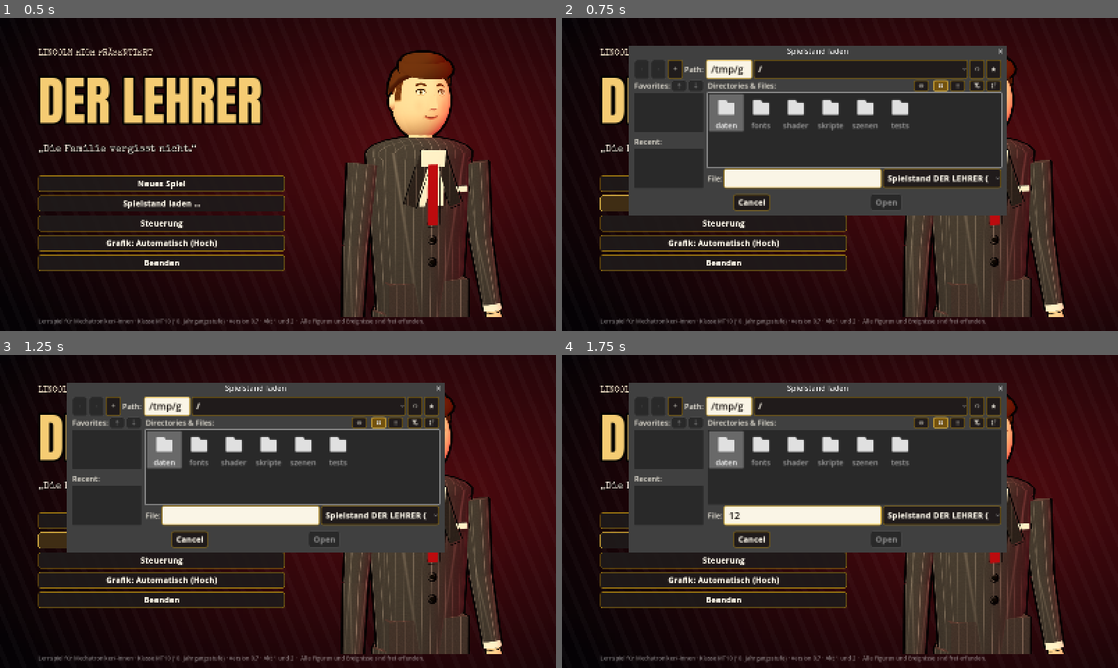
Above: before the commit, frames 1-4 (two rows, left to right).
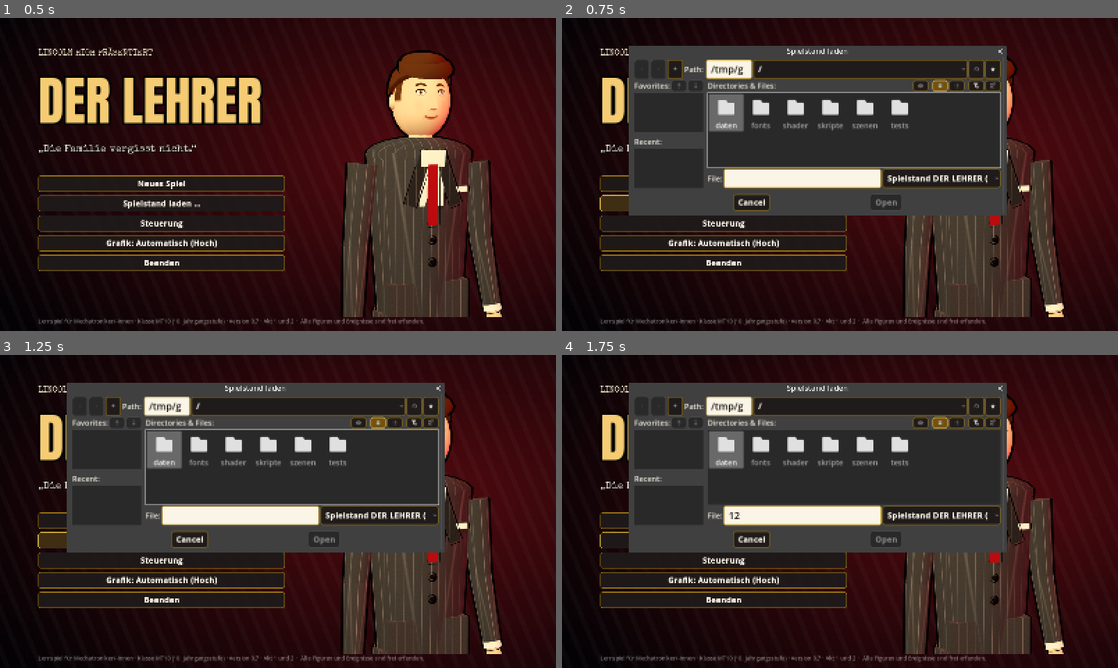
Above: after the commit, the same moments.

Repository: josef94-code/BS_game
Game: Godot game, scene res://szenen/hauptmenue.tscn
Same seed, same stepped clock (60 frames per second), same inputs: the game is played once before the commit and once after it.
Inputs (mouse positions are in pixels of both pictures, inside the frame that each line leads up to):
- Up to frame 1 (0.5 s): no input
- Up to frame 2 (0.75 s): click "Spielstand laden …" at 0.5 s
- Up to frame 3 (1.25 s): no input
- Up to frame 4 (1.75 s): click (801, 514) at 1.27 s; type "12" at 1.35 s

Frame 1 is identical in both runs. In frame 2, 0.7% of the frame differs, in the area x 30-80%, y 9-60%; in frame 3, 0.7%; in frame 4, 0.5%.

Commit message:
Autotest ab beliebiger Mission (--ab=), Kowalski aus der Kamerafahrt, Marker in Zwischensequenzen aus
Co-Authored-By: Claude Opus 5.5 <noreply@anthropic.com>
Claude-Session: https://claude.ai/code/session_01RjAFtcWGG9vGVVgEFmjtzk

Diff:
--- a/der-lehrer/skripte/autotest.gd
+++ b/der-lehrer/skripte/autotest.gd
@@ -6,12 +6,16 @@
 var _ordner := "user://autotest"
 var _nr := 0
 var _fehler_bereiche := 0
+## --ab=<quest-id>: frühere Missionen als erledigt setzen (schneller Test späterer Akte)
+var _ab := ""
 
 
 func _ready() -> void:
 	for a in OS.get_cmdline_user_args():
 		if a.begins_with("--shots="):
 			_ordner = a.substr(8)
+		elif a.begins_with("--ab="):
+			_ab = a.substr(5)
 	DirAccess.make_dir_recursive_absolute(_ordner)
 	_ablauf.call_deferred()
 
@@ -65,7 +69,18 @@
 	await _warte(0.5)
 	await _foto("keller_ueberblick")
 
+	if _ab != "":
+		for q in Daten.quests:
+			if q["id"] == _ab:
+				break
+			Spielstand.setze_quest_status(q["id"], "erledigt")
+			Spielstand.beweis_dazu(q["beweis"])
+			Spielstand.ruf_dazu(int(q["ruf"]))
+		spiel._welt_aus_spielstand()
+		spiel._ziel_aktualisieren()
 	for q in Daten.quests:
+		if Spielstand.quest_status(q["id"]) == "erledigt":
+			continue
 		var geber: String = q.get("auftraggeber", "lehrer")
 		if q["id"] == "q05_leitung":
 			await _bereiche_testen()
--- a/der-lehrer/skripte/spiel.gd
+++ b/der-lehrer/skripte/spiel.gd
@@ -289,6 +289,7 @@
 	spieler.gesperrt = g
 	Grafik.aktiv_messen = not g and not Spielstand.autotest
 	hud.alles_zeigen(not sequenz.aktiv and not dialog.ist_aktiv())
+	marker.versteckt = sequenz.aktiv or dialog.ist_aktiv()
 	if g:
 		_naechstes = null
 		hud.prompt("")
--- a/der-lehrer/skripte/welt/erdgeschoss.gd
+++ b/der-lehrer/skripte/welt/erdgeschoss.gd
@@ -16,7 +16,7 @@
 
 var spawn := Vector3(-15.6, 0, -1.3)
 var spawn_blick := -PI / 2.0
-var kowalski_pos := Vector3(-2.2, 0, 0.9)
+var kowalski_pos := Vector3(-5.0, 0, -0.7)
 var kowalski_blick := PI / 2.0
 var rosalita_pos := Vector3(32.2, 0, 0.4)
 var rosalita_blick := PI / 2.0
--- a/der-lehrer/skripte/welt/zielmarker.gd
+++ b/der-lehrer/skripte/welt/zielmarker.gd
@@ -4,6 +4,8 @@
 
 var _ring: Node3D
 var _zeit := 0.0
+## in Zwischensequenzen ausblenden, ohne das Ziel zu vergessen
+var versteckt := false
 
 
 func _ready() -> void:
@@ -41,5 +43,7 @@
 
 func _process(delta: float) -> void:
 	_zeit += delta
+	for c in get_children():
+		(c as Node3D).visible = not versteckt
 	if visible:
 		_ring.scale = Vector3.ONE * (1.0 + sin(_zeit * 3.0) * 0.08)
